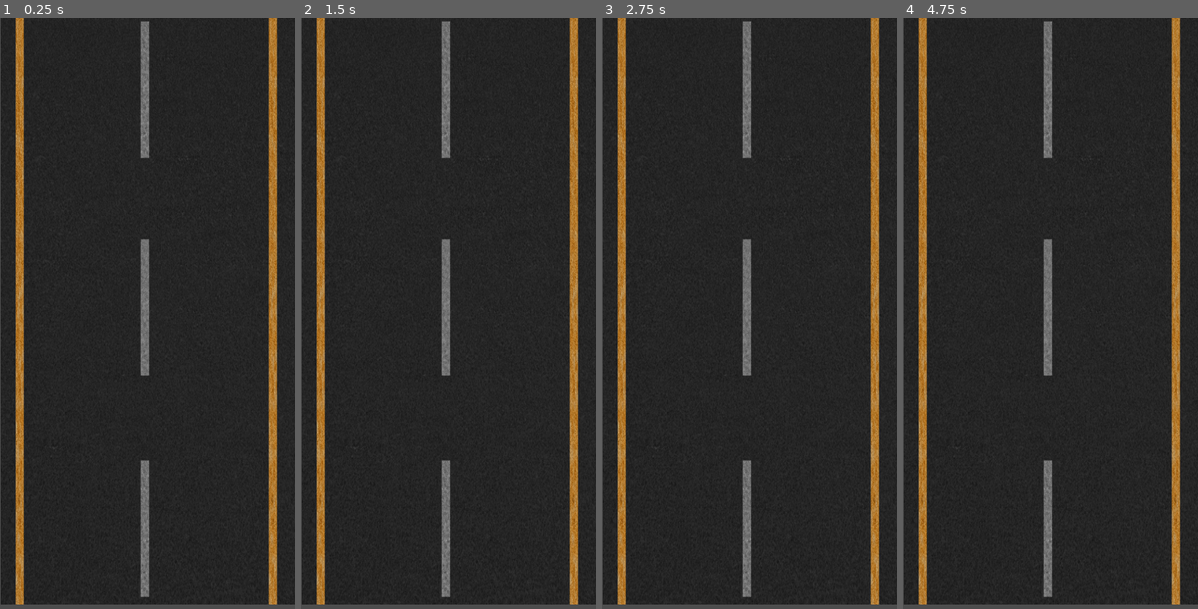
Above: before the commit, frames 1-4 (left to right).
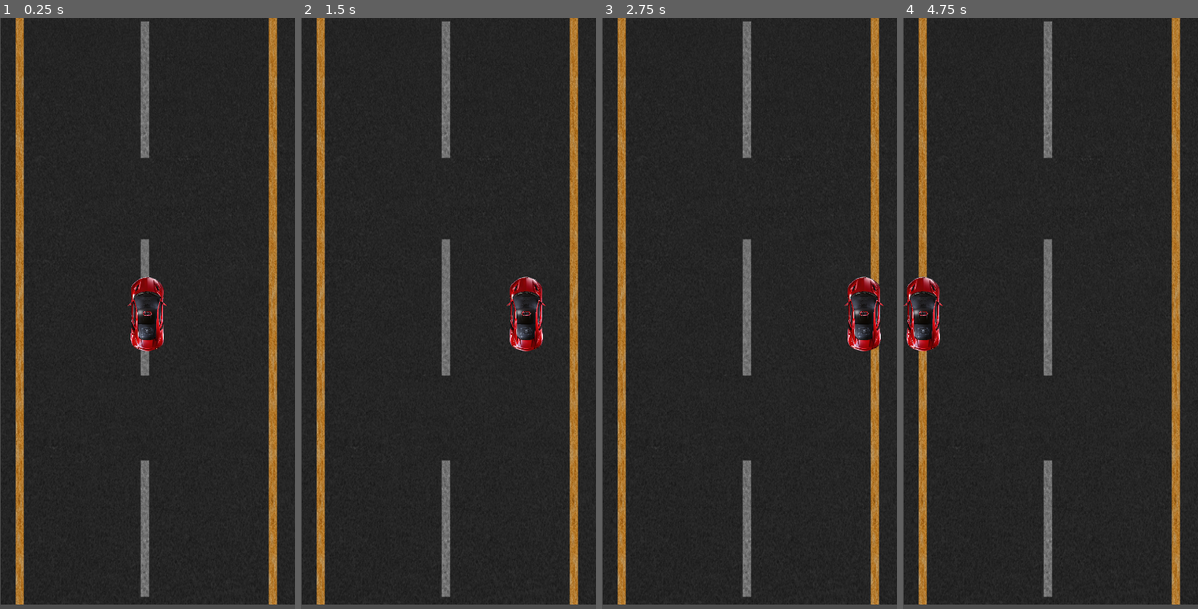
Above: after the commit, the same moments.

Repository: Fenixovvv/MiniGames
Game: Godot game, scene res://main_scene.tscn
Same seed, same stepped clock (60 frames per second), same inputs: the game is played once before the commit and once after it. The project has no main scene, so this scene is started directly.
Inputs:
- Up to frame 1 (0.25 s): no input
- Up to frame 2 (1.5 s): tap Enter at 0.5 s; hold Right (ui_right) 0.53-1.28 s; hold Left (ui_left) from 1.28 s (still down)
- Up to frame 3 (2.75 s): release Left (ui_left) at 2.03 s; hold Right (ui_right) from 2.03 s (still down)
- Up to frame 4 (4.75 s): tap Space at 3.5 s; release Right (ui_right) at 3.53 s; hold Left (ui_left) from 3.53 s (still down)

The runs differ from the first frame. In frame 1, 1.0% of the frame differs, in the area x 43-57%, y 43-57%; in frame 2, 0.9%; in frame 3, 1.0%; in frame 4, 1.1%, in the area x 0-14%, y 43-57%.
Error before the commit: Cannot call method 'add_child' on a null value. (res://Game.gd:12)

Commit message:
its moving

Diff:
--- a/Game.gd
+++ b/Game.gd
@@ -2,16 +2,23 @@
 
 @export var car: PackedScene
 @onready var start = true
-@onready var car_instance = car.instantiate()
+var car_instance: Sprite2D
+var hor_vector: Vector2
 
 func _ready():
 	print("READY")
 
 func _process(delta):
 	if start:
-		owner.add_child(car_instance)
+		car_instance = car.instantiate()
+		add_child(car_instance)
 		car_instance.position = Vector2(360, 720)
 		start = false
 
-	if Input.is_action_just_pressed("ui_left"):
-		car_instance.position += Vector2(-10, 0)
+	if Input.is_action_pressed("ui_left") and car_instance.position.x > 55:
+		hor_vector = Vector2(-10, 0)
+	elif Input.is_action_pressed("ui_right") and car_instance.position.x < 665:
+		hor_vector = Vector2(10, 0)
+
+	car_instance.position += hor_vector
+	hor_vector = Vector2(0, 0)
--- a/car_character.tscn
+++ b/car_character.tscn
@@ -3,6 +3,9 @@
 [ext_resource type="Texture2D" uid="uid://bvlm0v17p6fp8" path="res://Sprites/car.png" id="1_sfr56"]
 
 [node name="CarCharacter" type="Sprite2D"]
+rotation = 1.5708
+scale = Vector2(0.11, 0.11)
+texture = ExtResource("1_sfr56")
 
 [node name="Car" type="Sprite2D" parent="."]
 rotation = 1.5708
